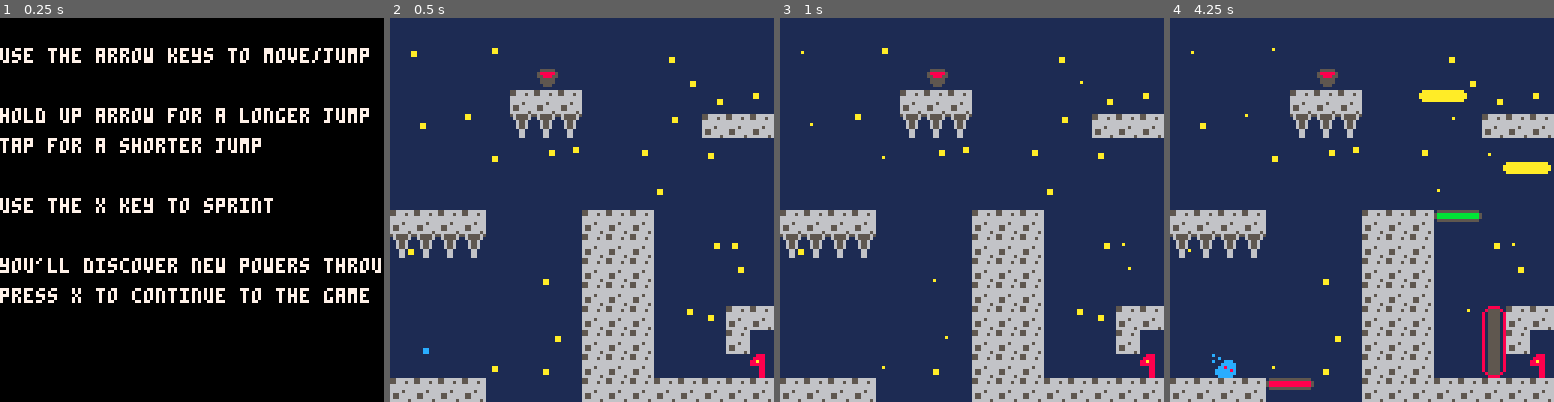
Above: before the commit, frames 1-4 (left to right).
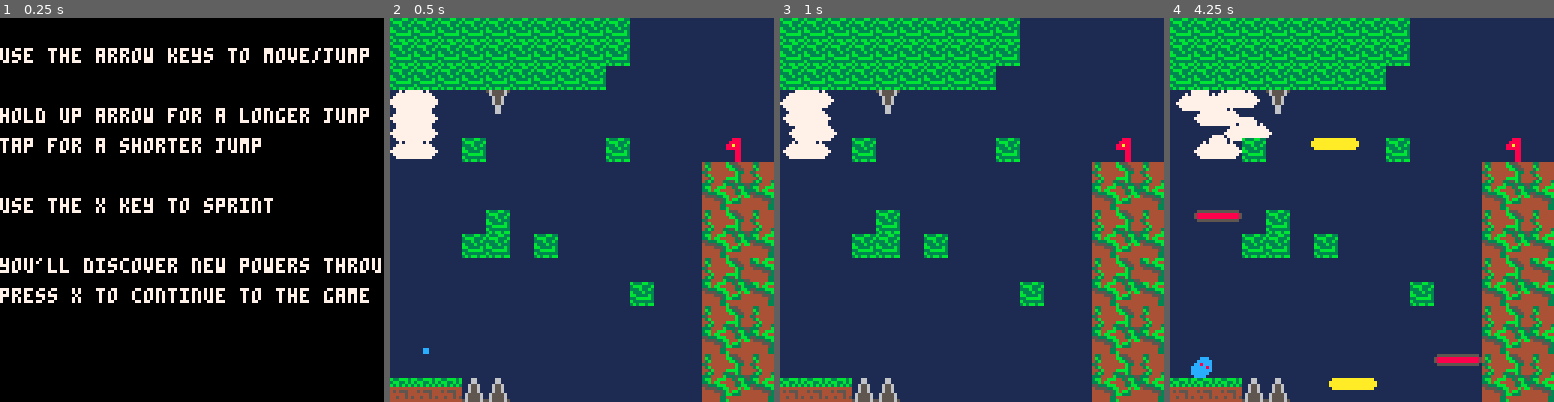
Above: after the commit, the same moments.

Repository: Kaznae/438_final
Game: PICO-8 cartridge final_project.p8
Same seed, same stepped clock (60 frames per second), same inputs: the game is played once before the commit and once after it.
Inputs:
- Up to frame 1 (0.25 s): no input
- Up to frame 2 (0.5 s): tap X (X key) at 0.33 s
- Up to frame 3 (1 s): tap O (Z key) at 0.7 s
- Up to frame 4 (4.25 s): tap X (X key) at 1.07, 1.85, 2.97, 4.08 s; hold Right 1.6-2.1 s; tap O (Z key) every 0.4 s from 1.7 to 4.1 s; hold Up 2.15-2.42 s; hold Right 2.47-3.03 s; hold Left 3.08-3.58 s; hold Down 3.63-3.97 s; hold Right from 4.02 s (still down)

Frame 1 is identical in both runs. In frame 2, 45% of the frame differs, in the area x 0-100%, y 0-100%; in frame 3, 45%; in frame 4, 48%.

Commit message:
More levels, beginning of cutscene work

Diff:
--- a/final_project.p8
+++ b/final_project.p8
@@ -55,8 +55,10 @@
 	tempstr = ""
 	msg_tick = 0
 
-	world = 4
-	level = 1
+	cutscene = false
+
+	world = 1
+	level = 7
 	g_rev = false
 
 	mapx_ofst = 0
@@ -311,6 +313,9 @@
 						plr.dy = -2
 					end
 				else
+					if world == 4 and level == 4 then
+						plr.weighted = false
+					end
 					plr.sprite = sprites.running
 					plr.face_r = false
 					plr.x+=1
@@ -381,6 +386,48 @@
 		end
 		}
 
+		cut_plr = {
+		 x = 0,
+		 y = 0,
+		 ticker = 0,
+		 moving = false,
+		 jumping = false,
+		 left = false,
+		 update = function()
+		  if cut_plr.moving then
+		   if not cut_plr.left then
+		    cut_plr.x += 1
+		   else
+		    cut_plr.x -= 1
+		   end
+		  elseif cut_plr.jumping then
+		    if cut_plr.y > 95 then
+		     cut_plr.y -= 1
+						elseif cut_plr.y > 16 then
+						 cut_plr.y += 1
+						else
+						 cut_plr.jumping = false
+						end
+		  end
+		 end,
+		 draw = function()
+		  if cut_plr.moving then
+		   cut_plr.ticker += 1
+		   if cut_plr.ticker > 14 then
+		    cut_plr.ticker = 0
+		   end
+		   if cut_plr.ticker < 7 then
+		    spr(38,cut_plr.x,cut_plr.y,0,2,cut_plr.left)
+		   else
+		    spr(39,cut_plr.x,cut_plr.y,0,2,cut_plr.left)
+		   end
+		  else
+		   spr(37,cut_plr.x,cut_plr.y,0,2,cut_plr.left)
+	   end
+	  end,
+	  --move = function()
+		}
+
 		create_classes()
 		parts = {}
 		clouds = {}
@@ -446,15 +493,20 @@
 		if plr.clr == "red" then
 			pal(12,14)
 		end
-		--spr(plr.sprite,plr.x,plr.y,1,1,plr.face_r)
-		plr.draw()
-		pal()
-		--draw every object on the map
-		foreach(on_map,function(obj)
-			if obj.type.draw ~= nil then
-				obj.type.draw(obj)
-			end
-		end)
+
+		if cutscene then
+		 cut_plr.draw()
+		else
+			--spr(plr.sprite,plr.x,plr.y,1,1,plr.face_r)
+			plr.draw()
+			pal()
+			--draw every object on the map
+			foreach(on_map,function(obj)
+				if obj.type.draw ~= nil then
+					obj.type.draw(obj)
+				end
+			end)
+		end
 		--draw snow/sand
 		if world == 2 or world == 3 then
 			local clr = 7
@@ -485,7 +537,7 @@
 end
 
 function _update()
-
+printh(cut_plr.x)
 	if screen == "controls" then
 		if btn(5) then
 			screen = "game"
@@ -502,6 +554,8 @@
 			plr.weighted = true
 			msg_tick = 0
 		end
+	elseif cutscene then
+	 cut_plr.update()
 	else
 	--	if world == 3 and level == 3 then
 	--		display_message("you win!!! (for now)")
@@ -1060,6 +1113,59 @@
 	}
 	add(classes,break_block)
 
+	break_block_moon = {
+		tile = 60,
+		init = function(this)
+			this.solid = true
+			this.state = 0
+			this.ticker = 0
+			this.sprite = 60
+		end,
+		draw = function(this)
+			if this.state ~= 2 then
+				spr(this.sprite,this.x,this.y)
+			end
+		end,
+		update = function(this)
+			if this.state == 0 then
+				this.solid = true
+				this.sprite = 60
+				if not g_rev then
+					if obj_in_range(plr,this.x,this.y-1,8,1) then
+						sfx(sounds.crumble)
+						this.state = 1
+						this.ticker = 20
+					end
+				else
+					if obj_in_range(plr,this.x,this.y+this.h+1,8,1) then
+						this.state = 1
+						this.ticker = 20
+						sfx(sounds.crumble)
+					end
+				end
+			elseif this.state == 1 then
+				this.sprite = 61
+				if this.ticker > 0 then
+					this.ticker -= 1
+					if this.ticker< 10 then
+						this.sprite = 62
+					end
+				else
+					this.state = 2
+					this.solid = false
+					this.ticker = 80
+				end
+			else
+				if this.ticker > 0 then
+					this.ticker-=1
+				else
+					this.state = 0
+				end
+			end
+		end
+	}
+	add(classes,break_block_moon)
+
 	icicle = {
 		tile = 93,
 
@@ -1137,6 +1243,83 @@
 		}
 		add(classes,icicle)
 
+		icicle_moon = {
+		tile = 91,
+
+		init = function(this)
+			this.state = 0
+			this.deadly = true
+			this.sprite = 91
+			this.weighted = false
+			this.ticker = 0
+			this.is_player = false
+			this.solid = false
+			this.h = 4
+		end,
+
+		draw = function(this)
+			spr(this.sprite,this.x,this.y)
+		end,
+
+		update = function(this)
+
+			local rx = this.x + (level-1)*128
+			local ry = this.y + (world-1)*128
+
+			if this.state == 0 then
+				if abs(plr.x - this.x) < 10 then
+					--dont want to start falling until theyre on the right level
+					local result = false
+					for k = 3,flr((plr.y-this.y)/4) do
+						if solid_collision(rx+4,(world-1)*128+plr.y-k*4) then
+							result = true
+						end
+					end
+
+					if not result then
+
+						this.state = 1
+						this.sprite = 92
+						this.weighted = true
+						this.h = 9
+					end
+				end
+			elseif this.state == 1 then
+
+				foreach(on_map,function(obj)
+					if obj.type.tile == move_platform.tile or obj.type.tile == elevator.tile then
+						if obj_in_range(obj,this.x,this.y+6,16,1) then
+							this.sprite = 76
+							this.state = 2
+							this.dy = -2
+							this.y -=3
+							this.deadly = false
+							sfx(sounds.icicle_break)
+						end
+					end
+				end)
+
+				if solid_collision(rx+4,ry+9 ) then
+					this.sprite = 76
+					this.state = 2
+					this.dy = -2
+					this.y -=3
+					this.deadly = false
+					sfx(sounds.icicle_break)
+				end
+			else
+				if solid_collision(rx +4,ry+9 ) then
+					destroy_object(this)
+				end
+			end
+
+			if this.y > 128 then
+				destroy_object(this)
+			end
+		end
+		}
+		add(classes,icicle_moon)
+
 		move_platform = {
 
 		tile = 110,
@@ -1265,7 +1448,7 @@
 		end,
 
 		update = function(this)
-			if obj_in_range(plr,this.x,this.y-1,16,1) then
+			if obj_in_range(plr,this.x,this.y+8,16,1) then
 				this.state = 1
 			else
 				this.state = 0
@@ -1512,13 +1695,19 @@
 function next_level()
 	on_map = {}
 	plr.clr = "blue"
+	plr.weighted = true
 	level+=1
-	if world == 1 and level > 7 then
-		level = 1
-		world+=1
-		music(3)
-		has_charge = true
-	elseif world == 2 and level > 5 then
+	if world == 1 then
+	 if level == 8 then
+	  start_room()
+	  display_message("you suddenly regain a \nvivid memory")
+	  play_cutscene()
+	 else
+			level = 1
+			world+=1
+			music(3)
+		end
+	elseif world == 2 and level > 6 then
 		level = 1
 		world+=1
 		music(5)
@@ -1534,6 +1723,30 @@
 	plr.respawn()
 end
 
+function play_cutscene()
+ cutscene = true
+ if world == 1 then
+   cut_plr.x = 10
+   cut_plr.y = 112
+
+   cut_plr.moving = false
+   display_message("\"friends, your mighty adventurer\nhas returned from slaying giant rats!\"")
+   display_message("\"hello? is anyone home?\"")
+  -- while(cut_plr.x <= 73) do
+  --  cut_plr.moving = true
+  -- end
+   cut_plr.moving = false
+   display_message("\"this is strange...\"")
+   display_message("\"well, i suppose its time to\n start a new quest.\"")
+   display_message("\"dont worry everyone!\ni'll find you!\"")
+
+  -- while(cut_plr.x <= 128) do
+  --  cut_plr.moving = true
+  -- end
+   cutscene = false
+ end
+end
+
 
 
 
@@ -1662,7 +1875,7 @@
 
 
 __gff__
-0000000000000000000700000000000000000000000000000000000000000000000000000000000000000007000000000000000000000000000000070000000003030707030707810107078101000000030101010911111101070701010000000301010109000000000707270707000003000000110909000007070707070000
+0000000000000000000700000000000000000000000000010000000000000000000000010100000000000007000000000000000101000000000000070000000003030707030707810107078100000000030101010911111101070700000000000301010109000000000707270707000003000000110909000007070707070000
 0000000000000000000707070700000000000000000000000007070707000000000000000000000000000000000000000000000000000000000000000000000000000000000000000000000000000000000000000000000000000000000000000000000000000000000000000000000000000000000000000000000000000000
 __map__
 0000000000000000000000000000000042424242424242424242424242424242000000000000000000000000000000000000000000000000000000000000000000000000000000000000000000000000000000000000000000000000000000004242424242424242424200000000000000000000000000000000000000000000
@@ -1676,53 +1889,53 @@
 494a000000480000580000000000494a420000004200000000424200000042424a0000000000000000000000000051520000000000000000000000000042420000005800004200006e00000000000059000000000000000048000000595a0000007e0000420000000000000000494a4900000000000000000000000000000000
 595a000000580000480000000000595a420000004200000000424200000042425a000000006e0000007300000000616200000000000000000000000000000000000054000058000000000000545454494a0000000070706070707060494a000000000042420042000000000000595a5900000000000000000000000000000000
 494a000000480000580000000000494a420000004200000000424200000042420000000000000000000054000000004900000000000000000000000000000000000042000048000042420000707070595a000000001a005800000058595a000000000000000000000000000000494a5900000000000000000000000000000000
-595a424242424242424242000000595a42000000420000000042427500004242000000000000000042424242420000590000670000000000000000000000000000004800005400000000000000000049000000000000004800000048494a000000000000000000000000420000595a5959000000000000000000000000000000
-0000000048000000480000000000494a42000000420000000000000000004242000000000000000048000000480000495400000000000000000000000000000000005800004200000000006e00000059000000000000005800000058595a000000000000000000000000000000494a4900000000000000000000000000000000
-0000000058000000580000000000595a42000000420000000000000000004242000000000000000058000000580000590000000000000000000000000000000000004800005800000000000000000000000042424242004800000048494a000000000000000000000000000000595a5900000000000000000000000000000000
-4242424242424242424242424242424242424242424242424242424242424242424242000000004242420000484242424242424242424242424242424242424242424200004800000000000000000047000042424242005800004758595a545400000000000000000000007e00494a4900000000000000000000000000000000
-4141414141414141414141414141414141414141414141414141414141414141414141000000004141410000584141414141414141414141414141414141414141410000005800000000000000707049414141414141414141414141414141414141415454736e000000000000595a5900000000000000000000000000000000
-7c7c7c7c7c7c7c7c7c7c7c7c7c7c7c7c7c6c6c6c6c6c6c6c6c6c6c6c6c6c6c6c6c6c6c6c6c6c6c6c0000007c7c6c6c6c6c6c6c6c7c7c7c6c6c6c6c6c6c6c6c6c6c6c6c6c6c6c6c6c6c6c6c6c6c6c6c6c000000000000000000000000000000000000000000000000000000000000000000000000000000000000000000000000
-7c7c7c7c7c7c7c7c7c7c7c7c7c7c7c7c6d00000000000000000000000000004700000000000000000000007d6d0055000000005d796c7a00005d5d5d5d00000000000000000000000000000000000000000000000000000000000000000000000000000000000000000000000000000000000000000000000000000000000000
-7c7c7c6c6c6c6c6c6c6c6c6c6c6c6c6c6d00000000000000000000000000006b00000000000000000000007d7a000000000000005d5d0000000000000000470000000000000000000000000000000000000000000000000000000000000000000000000000000000000000000000000000000000000000000000000000000000
-7c7c6d5d5d00005d5d00005d5d0000006d00000000000000000000000000007d6a000000545400000000007900000000000000000000000000000000006b6b6b00000000000000000000000000000047000000000000000000000000000000000000000000000000000000000000000000000000000000000000000000000000
-7c7c6d000000000000000000000000007c6c6c00006e0073545473006e00007d7a000000696a00000000000000000000000000000000000000000000000000000000000000000000000000000000006b000000000000000000000000000000000000000000000000000000000000000000000000000000000000000000000000
-6c6c7a000000000000000000000047006d5d5d0000000000696a00000000007d000000007d6d000000006b000000000000000000000000006e6f00000000000000000000000000000000000000000000000000000000000000000000000000000000000000000000000000000000000000000000000000000000000000000000
-0000000000000000000000000000697c6d00000000000000797a00000000007d000000007d6d000000000000000000000000000000000000000000000000000000000000000000000000006b00000000000000000000000000000000000000000000000000000000000000000000000000000000000000000000000000000000
-00000000000000000000000000007d7c6d00006b6b6b6b6b6b6b6b6b6b6b6b7d000000007d6d0000006b00000054545400006b6b6b6b0000000000000000000000000000000000000000000000000000000000000000000000000000000000000000000000000000000000000000000000000000000000000000000000000000
-7b7b6a0000000000000000000000796c6d0000005d005d5d00005d5d0000007d000000007d6d00000000000000697b7b00000000000000000000000000000000000000006b0000000000000000000000000000000000000000000000000000000000000000000000000000000000000000000000000000000000000000000000
-7c7c6d00000000696a0000696a0000006d00000000000000000000000000007d000000007d6d000000000000007d7c7c00000000000000006b6b6b6b0000000000000000000000000000000000000000000000000000000000000000000000000000000000000000000000000000000000000000000000000000000000000000
-7c7c6d00000000797a0000797a0000006d6b6b0000000000000000000000007d000000007d6d000000000000007d7c7c000000000000000000000000000000000000000000000000006b000000000000000000000000000000000000000000000000000000000000000000000000000000000000000000000000000000000000
-6c6c7a000000000000545400000000006d6b6b6b6b6b6b6b6b6b6b6b6b00007d7e7f00007d6d0000670000001a796c6c0000000000000000000000000000000000000000000000000000000000000000000000000000000000000000000000000000000000000000000000000000000000000000000000000000000000000000
-000000000000697b7b7b7b7b7b6a00007a000000005d5d00000000000000007d000000007d6d0000000000000000000000000000000000000000000000000000000000006b0000000000000000000000000000000000000000000000000000000000000000000000000000000000000000000000000000000000000000000000
-0000000000697c7c7c7c7c7c7c6d00000000000000000000000000000000007d000000007d6d00000000000000004700000000000000000000000000007e7f0054000000000000000000000000000000000000000000000000000000000000000000000000000000000000000000000000000000000000000000000000000000
-697b7b7b7b7c7c7c7c7c7c7c7c6d00000000000000000000000000000000007d000000007d7c00006b6b6b6b6b697b7b7b7b7b6a006e6f000000000000730000697b6a00000000000000000000000000000000000000000000000000000000000000000000000000000000000000000000000000000000000000000000000000
-7c7c7c7c7c7c7c7c7c7c7c7c7c6d54547b7b7b7b7b7b7b7b7b7b7b7b7b7b7b7c6b6b00007d7c6d0000000000000000797c7c7c7a0000000000000000000000007d7c6d00000000000000000000000000000000000000000000000000000000000000000000000000000000000000000000000000000000000000000000000000
-…(29 lines of a section not shown)…
+595a424242424242424242000000595a42000000420000000042427500004242000000000000000042424242420000590000670000000000000000000000000000004800005400000000000000000049000000000000004800000048494a000000000000000000000000420000595a5900000000000000000000000000000000
+0000000048000000480000000000494a42000000420000000000000000004242000000000000000048000000480000490000000000000000000000000000000000005800004200000000006e00000059000000000000005800000058595a000000000000000000000000000000494a4900000000001724000017240017240000
+0000000058000000580000000000595a42000000420000000000000000004242000000000000000058000000580000590000000000000000000000000000000000004800005800000000000000000000000042424242004800000048494a000000000000000000000000000000595a5900000000003334000033340033340000
+4242424242424242424242424242424242424242424242424242424242424242424242000000004242420000484242424242424242424242424242424242424242424200004800000000000000000047000042424242005800004758595a545400000000000000000000007e00494a4942424242424242424242424242424242
+4141414141414141414141414141414141414141414141414141414141414141414141000000004141410000584141414141414141414141414141414141414141410000005800000000000000707049414141414141414141414141414141414141415454736e000000000000595a5941414141414141414141414141414141
+7c7c7c7c7c7c7c7c7c7c7c7c7c7c7c7c7c6c6c6c6c6c6c6c6c6c6c6c6c6c6c6c6c6c6c6c6c6c6c6c0000007d7c6c6c6c6c6c6c6c7c7c7c6c6c6c6c6c6c6c6c6c6c6c6c6c6c6c6c6c6c6c6c6c6c6c6c6c6c6c6c6c6c6c6c6c6c6c6c6c6c6c6c6c0000000000000000000000000000000000000000000000000000000000000000
+7c7c7c7c7c7c7c7c7c7c7c7c7c7c7c7c6d00000000000000000000000000004700000000000000000000007d6d0055000000005d796c7a00005d5d5d5d000000000000000000000000000000000000000000001a005d5d5d5d5d5d5d5d5d00000000000000000000000000000000000000000000000000000000000000000000
+7c7c7c6c6c6c6c6c6c6c6c6c6c6c6c6c6d00000000000000000000000000006b00000000000000000000007d7a000000000000005d5d00000000000000004700000000000000000000000000000000006e0000000000000000000000000000000000000000000000000000000000000000000000000000000000000000000000
+7c7c6d5d5d00005d5d00005d5d0000006d00000000000000000000000000007d6a000000540000000000007900000000000000000000000000000000006b6b6b00000000000000000000000000000047000000000000000000000000000000000000000000000000000000000000000000000000000000000000000000000000
+7c7c6d000000000000000000000000007c6c6c00006e0073545473006e00007d7a000000695400000000000000000000000000000000000000000000000000000000000000000000000000000000006b7b7b7b6a0000000000000000000000470000000000000000000000000000000000000000000000000000000000000000
+6c6c7a000000000000000000000047006d5d5d0000000000696a00000000007d000000007d6d000000006b000000000000000000000000006e6f000000000000000000000000000000000000000000007c7c7c6d00000000006b000000007c7c0000000000000000000000000000000000000000000000000000000000000000
+0000000000000000000000000000697c6d00000000000000797a00000000007d000000007d6d000000000000000000000000000000000000000000000000000000000000000000000000006b000000007c6c6c7a0000000000000000000000000000000000000000000000000000000000000000000000000000000000000000
+00000000000000000000000000007d7c6d00006b6b6b6b6b6b6b6b6b6b6b6b7d000000007d6d0000006b00000054545400006b6b6b6b00000000000000000000000000000000000000000000000000006d00000000000000006b0000000000000000000000000000000000000000000000000000000000000000000000000000
+7b7b6a0000000000000000000000796c6d0000005d005d5d00005d5d0000007d000000007d6d00000000000000697b7b00000000000000000000000000000000000000006b00000000000000000000006d0000000000000000000000000000000000000000000000000000000000000000000000000000000000000000000000
+7c7c6d00000000696a0000696a0000006d00000000000000000000000000007d000000007d6d000000000000007d7c7c00000000000000006b6b6b6b00000000000000000000000000000000000000006d0000000000006b00000000000000000000000000000000000000000000000000000000000000000000000000000000
+7c7c6d00000000797a0000797a0000006d6b6b0000000000000000000000007d000000007d6d000000000000007d7c7c000000000000000000000000000000000000000000000000006b0000000000006d0000000000000054545454545454540000000000000000000000000000000000000000000000000000000000000000
+6c6c7a000000000000545400000000006d6b6b6b6b6b6b6b6b6b6b6b6b00007d7e7f00007d6d0000670000001a796c6c00000000000000000000000000000000000000000000000000000000000000006d000000697b7b7b7b7b7b7b7b7b7b7b0000000000000000000000000000000000000000000000000000000000000000
+000000000000697b7b7b7b7b7b6a00007a000000005d5d00000000000000007d000000007d6d0000000000000000000000000000000000000000000000000000000000006b00000000000000000000006d000000796c6c6c6c6c6c6c6c6c6c6c0000000000000000000000000000000000000000000000000000000000000000
+0000000000697c7c7c7c7c7c7c6d00000000000000000000000000000000007d000000007d6d00000000000000004700000000000000000000000000007e7f00000000000000000000000000000000006d0000000000000000000000000000000000000000000000000000000000000000000000000000000000000000000000
+697b7b7b7b7c7c7c7c7c7c7c7c6d00000000000000000000000000000000007d000000007d7c00006b6b6b6b6b697b7b7b7b7b6a006e6f000000000000730000697b6a000000000000000000000000006d0000000000000000000000000000550000000000000000000000000000000000000000000000000000000000000000
+7c7c7c7c7c7c7c7c7c7c7c7c7c6d54547b7b7b7b7b7b7b7b7b7b7b7b7b7b7b7c6b6b00007d7c6d0000000000000000797c7c7c7a0000000000000000000000007d7c6d000000000000000000000000007c7b7b7b0000006b0000006b0000006b0000000000000000000000000000000000000000000000000000000000000000
+…(29 lines of a section not shown)…
--- a/final_project_w_sound.p8
+++ b/final_project_w_sound.p8
@@ -312,6 +312,9 @@
 						plr.dy = -2
 					end
 				else
+					if world == 4 and level == 4 then
+						plr.weighted = false
+					end
 					plr.sprite = sprites.running
 					plr.face_r = false
 					plr.x+=1
@@ -1464,6 +1467,7 @@
 function next_level()
 	on_map = {}
 	plr.clr = "blue"
+	plr.weighted = true
 	level+=1
 	if world == 1 and level > 7 then
 		level = 1
Not shown, changed: 62 lines of the sprite sheet (__gfx__) section of final_project.p8
